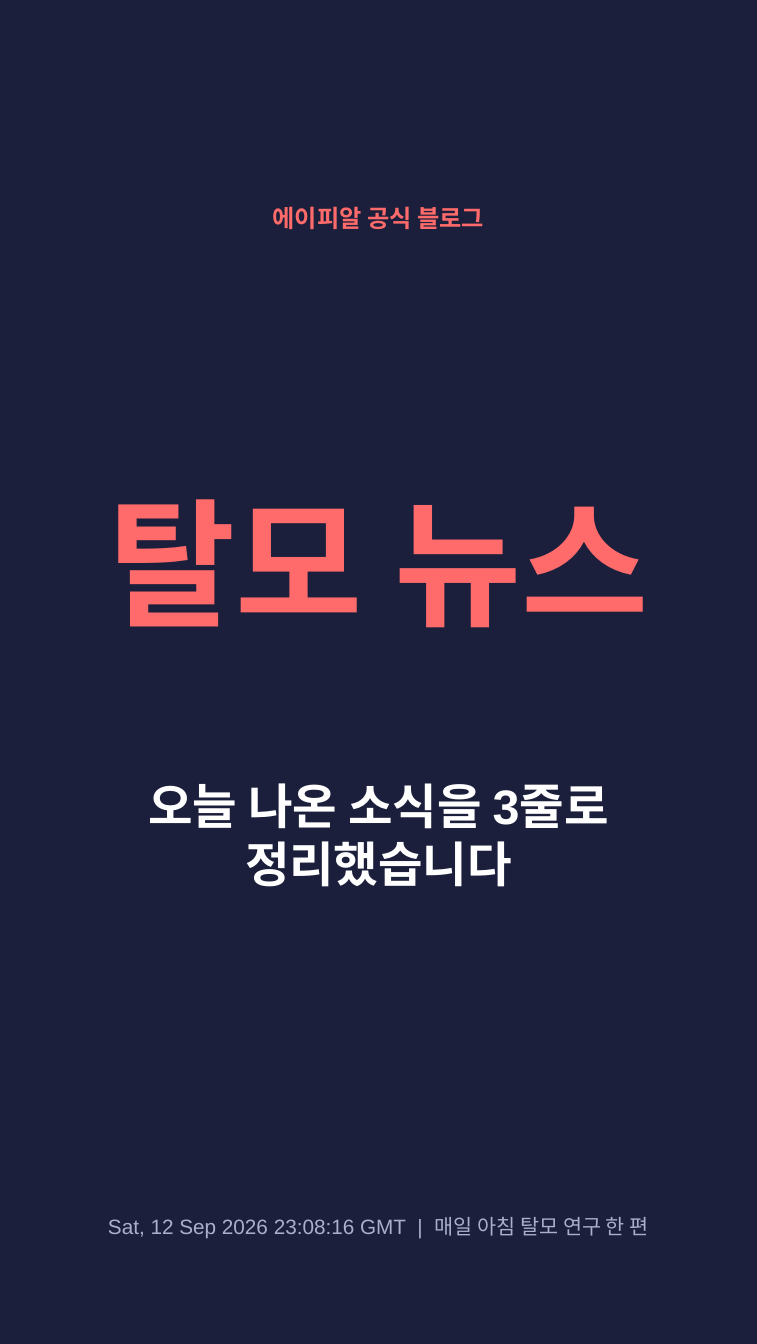
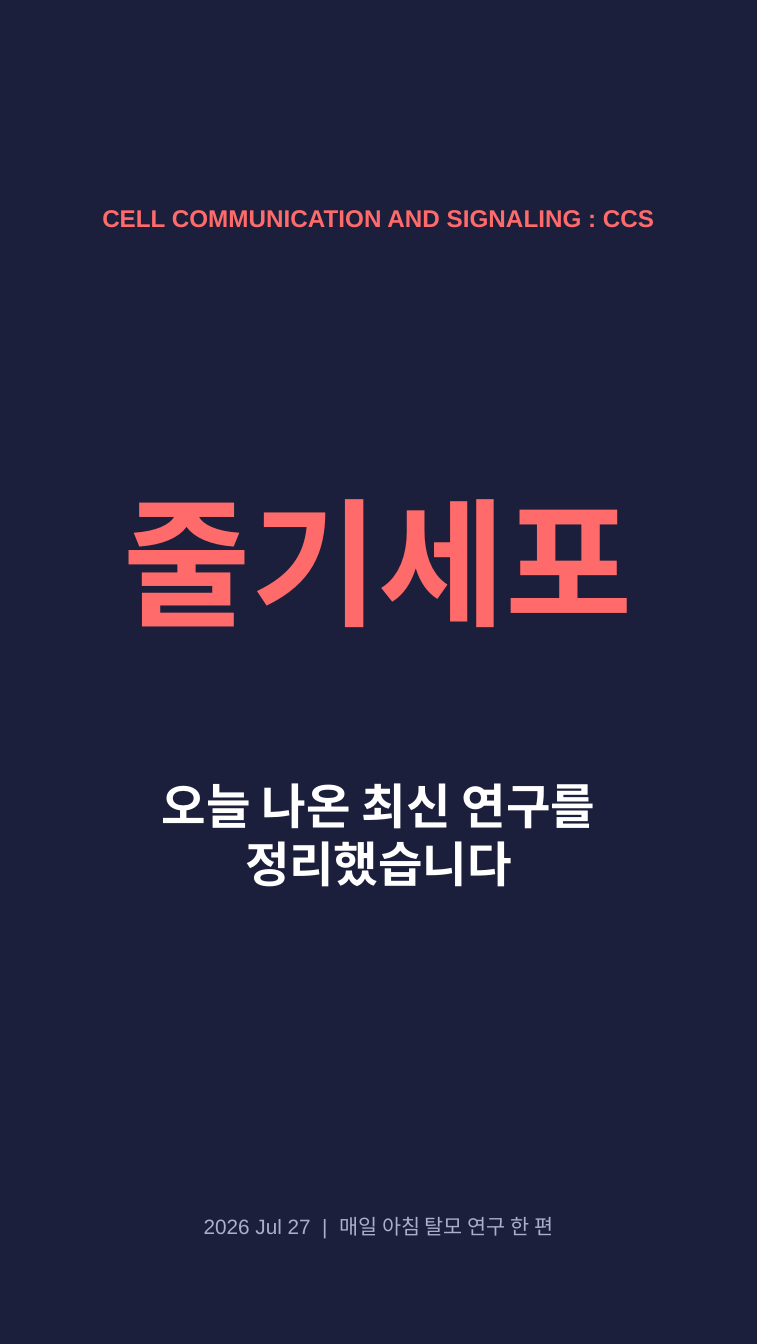
Before and after one commit to hyokang2010-BJ-ANTH/product-builder-test, a slide deck: slide 1 of data/2026-09-13/slides.pptx. Drawn at 757x1344 pixels with LibreOffice and Linux fonts; fonts in the diff are those of the drawing. Boxes give left, top, right and bottom in pixels: in the first picture for what was removed or moved away, otherwise in the second. Text is boxed around its words. In the diff, an @@ line names an element or a change of style, - is before the commit and + after.

```diff
--- a/data/2026-09-13/slides.pptx
+++ b/data/2026-09-13/slides.pptx
@@ text at [102,210,654,228]: text changed @@
-에이피알 공식 블로그
+CELL COMMUNICATION AND SIGNALING : CCS
@@ text at [124,499,633,627]: text changed @@
-탈모 뉴스
+줄기세포
@@ text at [162,783,596,887]: text changed @@
-오늘 나온 소식을 3줄로 정리했습니다
+오늘 나온 최신 연구를 정리했습니다
@@ text at [204,1217,553,1236]: text changed @@
-Sat, 12 Sep 2026 23:08:16 GMT | 매일 아침 탈모 연구 한 편
+2026 Jul 27 | 매일 아침 탈모 연구 한 편
```
Also in this commit, not shown: 2 other slides changed, 5 slides added, 2 slides removed, 23 other files.
